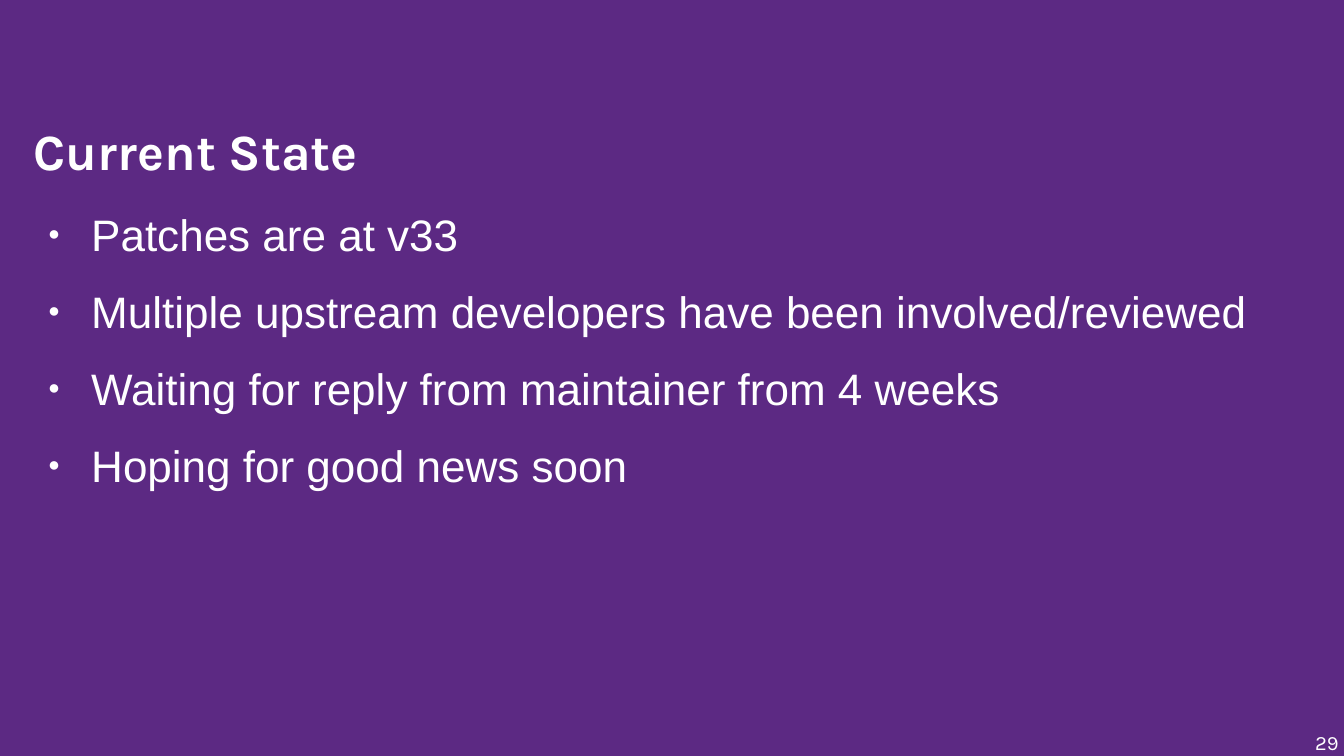
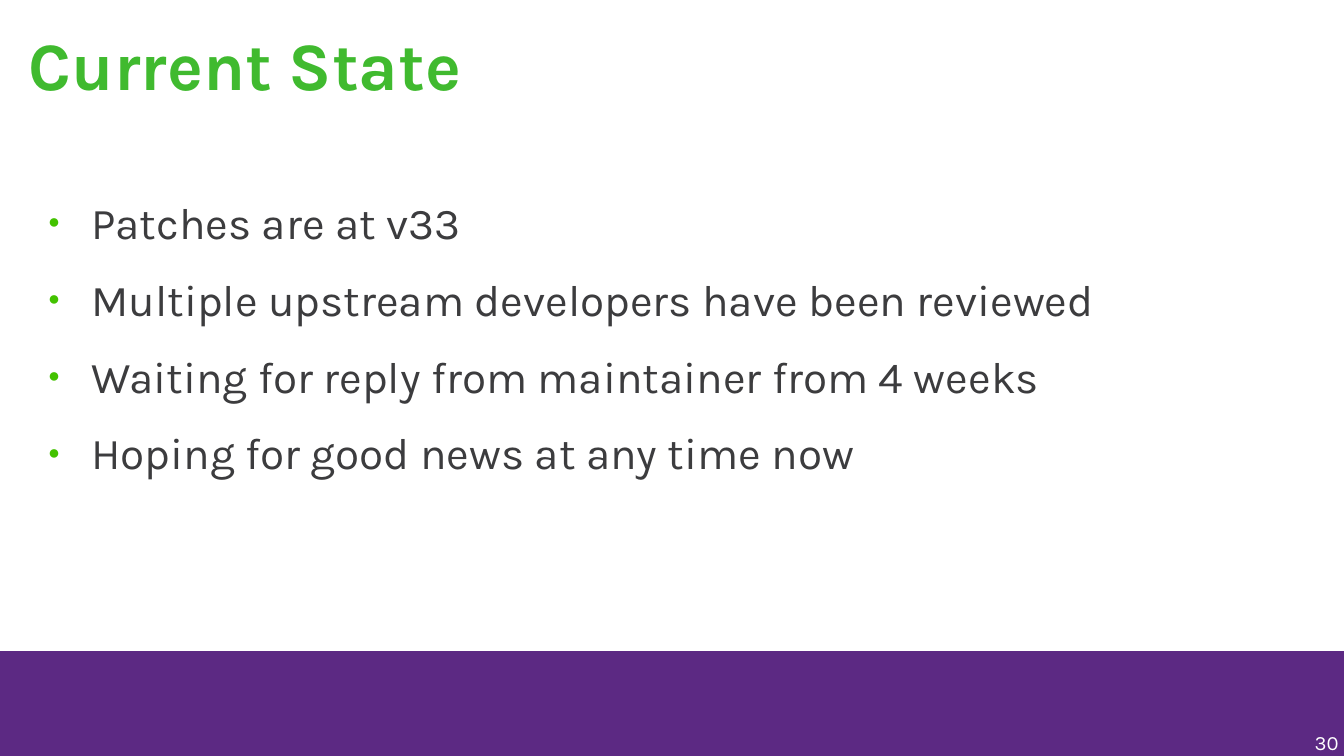
Before and after one commit to musamaanjum/presentations, a slide deck: slide 30 of Adding-Functionality-to-make-Windows-games-run-faster-on-Linux-v1.odp (slide 29 before the commit). Drawn at 1344x756 pixels with LibreOffice and Linux fonts; fonts in the diff are those of the drawing; background and template pictures are left out. Boxes give left, top, right and bottom in pixels: in the first picture for what was removed or moved away, otherwise in the second. Text is boxed around its words. In the diff, an @@ line names an element or a change of style, - is before the commit and + after.

```diff
--- a/Adding-Functionality-to-make-Windows-games-run-faster-on-Linux-v1.odp
+++ b/Adding-Functionality-to-make-Windows-games-run-faster-on-Linux-v1.odp
@@ background #5C2983 to #FFFFFF @@
@@ title "Current State" moved from (x1=34, y1=136, x2=358, y2=171) to (x1=29, y1=45, x2=461, y2=91) @@
@@ title "Current State" at (x1=29, y1=45, x2=461, y2=91): size 30 to 40 pt, text colour #FFFFFF to #40BA2F @@
@@ text "Patches are at v33" moved from (x1=91, y1=219, x2=1246, y2=490) to (x1=91, y1=209, x2=1094, y2=480) @@
@@ text at (x1=91, y1=209, x2=1039, y2=404): font Arial to Karla, text colour #FFFFFF to #3C3C3E in "Patches are at v33", "Waiting for reply from maintainer from 4 ..."; bullet colour #FFFFFF to #43C200 @@
@@ text at (x1=91, y1=285, x2=1094, y2=327): text changed; font Arial to Karla; text colour #FFFFFF to #3C3C3E @@
-● Multiple upstream developers have been involved/reviewed
+● Multiple upstream developers have been reviewed
@@ text at (x1=91, y1=438, x2=854, y2=480): text changed; font Arial to Karla; text colour #FFFFFF to #3C3C3E @@
-● Hoping for good news soon
+● Hoping for good news at any time now
@@ rectangle resized from (x1=0, y1=0, x2=1344, y2=756) to (x1=0, y1=651, x2=1344, y2=756) @@
@@ page number at (x1=1315, y1=737, x2=1339, y2=751): text changed @@
-29
+30
```
Also in this commit, not shown: 17 other slides changed, 3 slides added, 2 slides removed.
